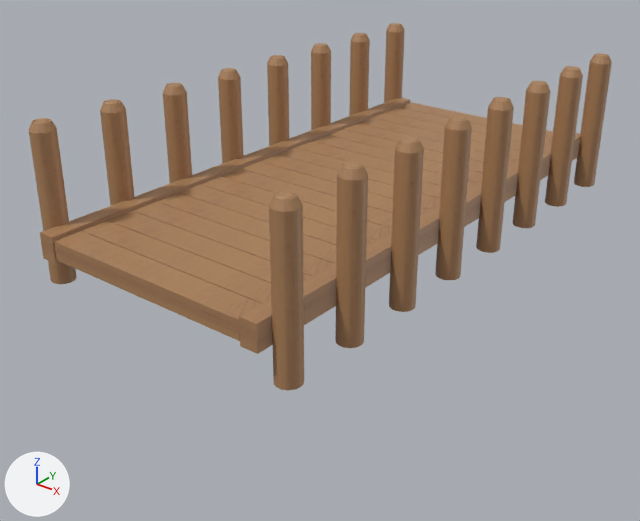
The FBX model GD3B block project files/Assets/Art Assets/3D/Pier.fbx: old version first, new version second.
Rendered twice from a 50 mm lens placed at (12.17, -16.5, 7.91), pointed at (-0.25, -0.98, -1.72). The axes (+X, +Y, +Z) are drawn at lower left. The lights are the same throughout. Where no turn or scale is listed for an object, it has been applied to the vertices.
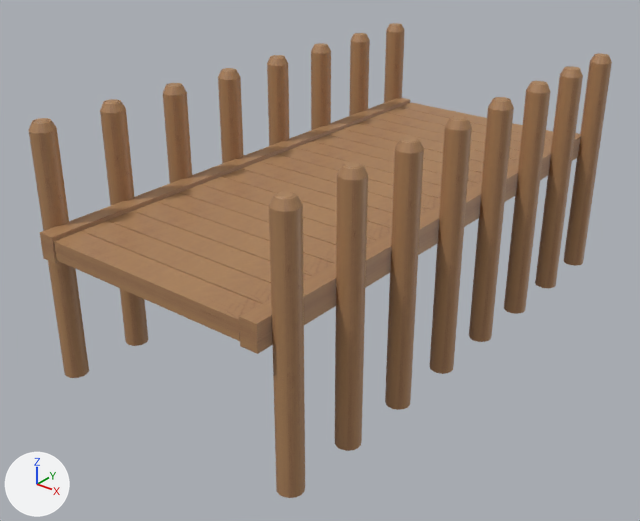
Commit message: Pier Update

Where the change shows, as pixel boxes (x1, y1, x2, y2) in the pictures (640 x 521 px; the box of a moved part takes in the faces that stretch with it):
'Cylinder.001', reshaped (29% taller): before (29, 23, 612, 390); after (29, 23, 612, 498)
part 1 of me_cylinder_006, moved or reshaped: before (274, 180, 594, 390); after (274, 180, 594, 498)
part 2 of me_cylinder_006, moved or reshaped: before (29, 30, 405, 284); after (29, 30, 405, 378)

The change, as a list of edits to the scene's bpy script:
```text
Change me_cylinder_006:
    where me_cylinder_006.from_pydata(...)  # 1440 vertices, 1232 faces; spans x -6.86..0.28, y -0.27..13.12, z -1.72..1.91
    used by ob_cylinder_001; location = (3.28, -6.29, 0.65)
    me_cylinder_006 part 1: all 120 vertices in x -0.28..0.28, y -0.27..13.12, z -1.72 are moved by (0.0, 0.0, -2.45)
    me_cylinder_006 part 2: all 120 vertices in x -6.86..-6.3, y -0.27..13.12, z -1.72 are moved by (0.0, 0.0, -2.45)
```
